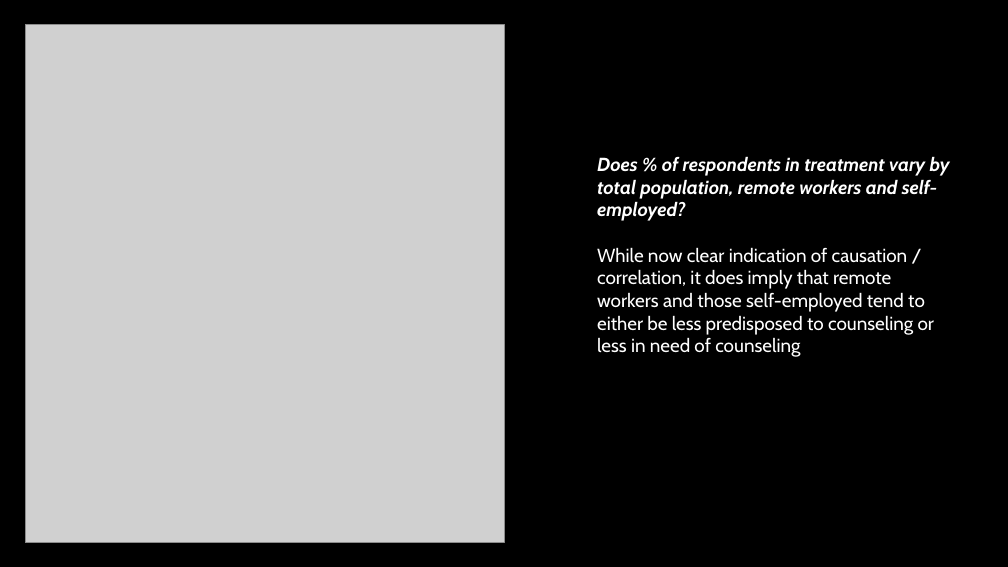
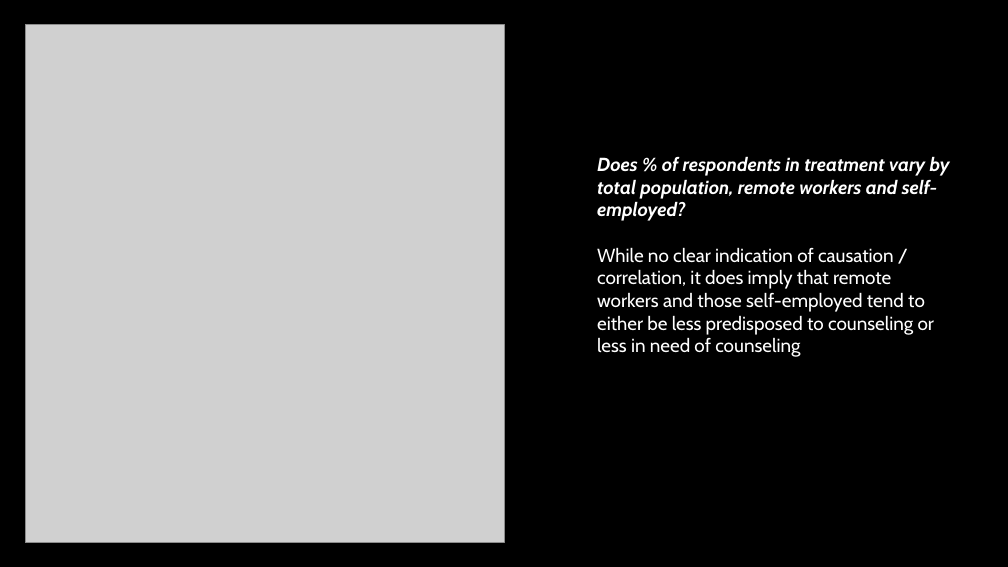
Before and after one commit to JimCarson1/Project_1, a slide deck: slide 16 of Project 1 UNC AI Bootcamp.pptx (slide 15 before the commit). Drawn at 1008x567 pixels with LibreOffice and Linux fonts; fonts in the diff are those of the drawing; grey boxes stand for pictures. Boxes give left, top, right and bottom in pixels: in the first picture for what was removed or moved away, otherwise in the second. Text is boxed around its words. In the diff, an @@ line names an element or a change of style, - is before the commit and + after.

```diff
--- a/Project 1 UNC AI Bootcamp.pptx
+++ b/Project 1 UNC AI Bootcamp.pptx
@@ text at (x1=597, y1=247, x2=934, y2=357): text changed @@
-While now clear indication of causation / correlation, it does imply that remote workers and those self-employed tend to either be less predisposed to counseling or less in need of counseling
+While no clear indication of causation / correlation, it does imply that remote workers and those self-employed tend to either be less predisposed to counseling or less in need of counseling
```
Also in this commit, not shown: 7 other slides changed, 1 slide added, 1 slide removed.
